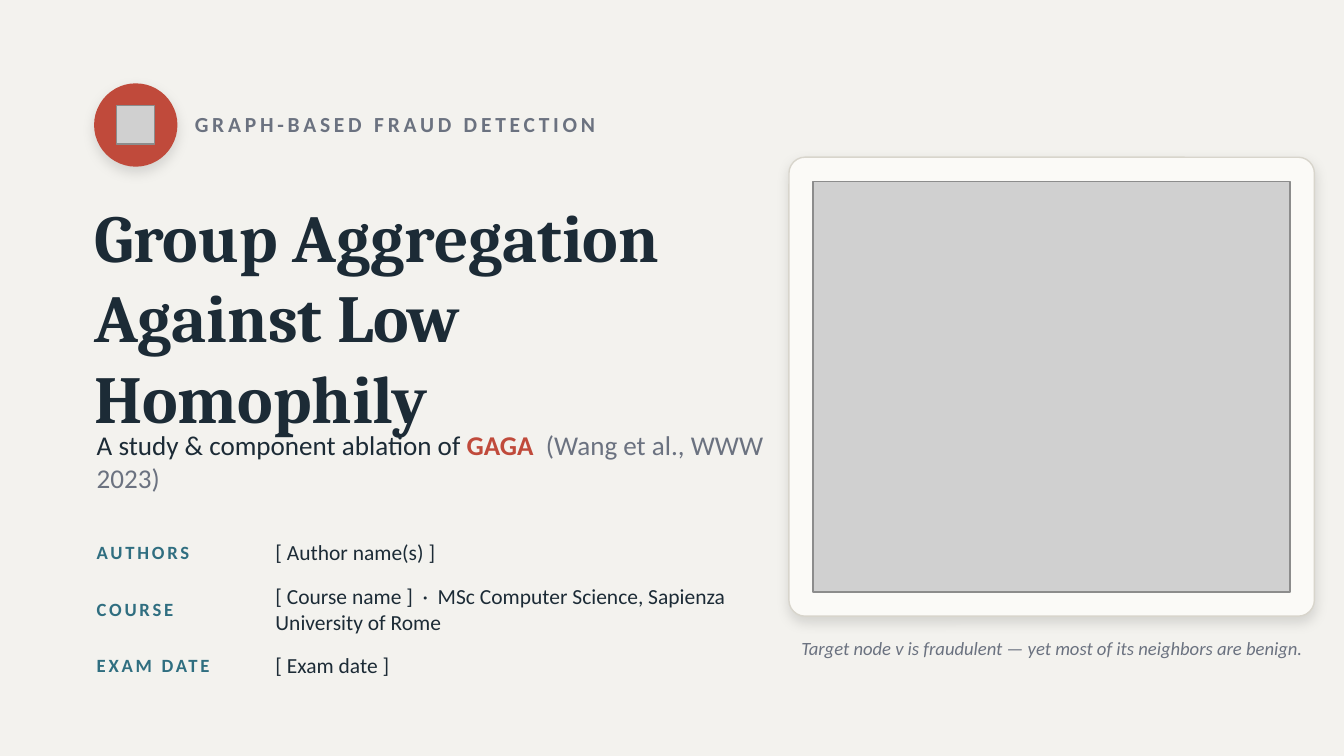
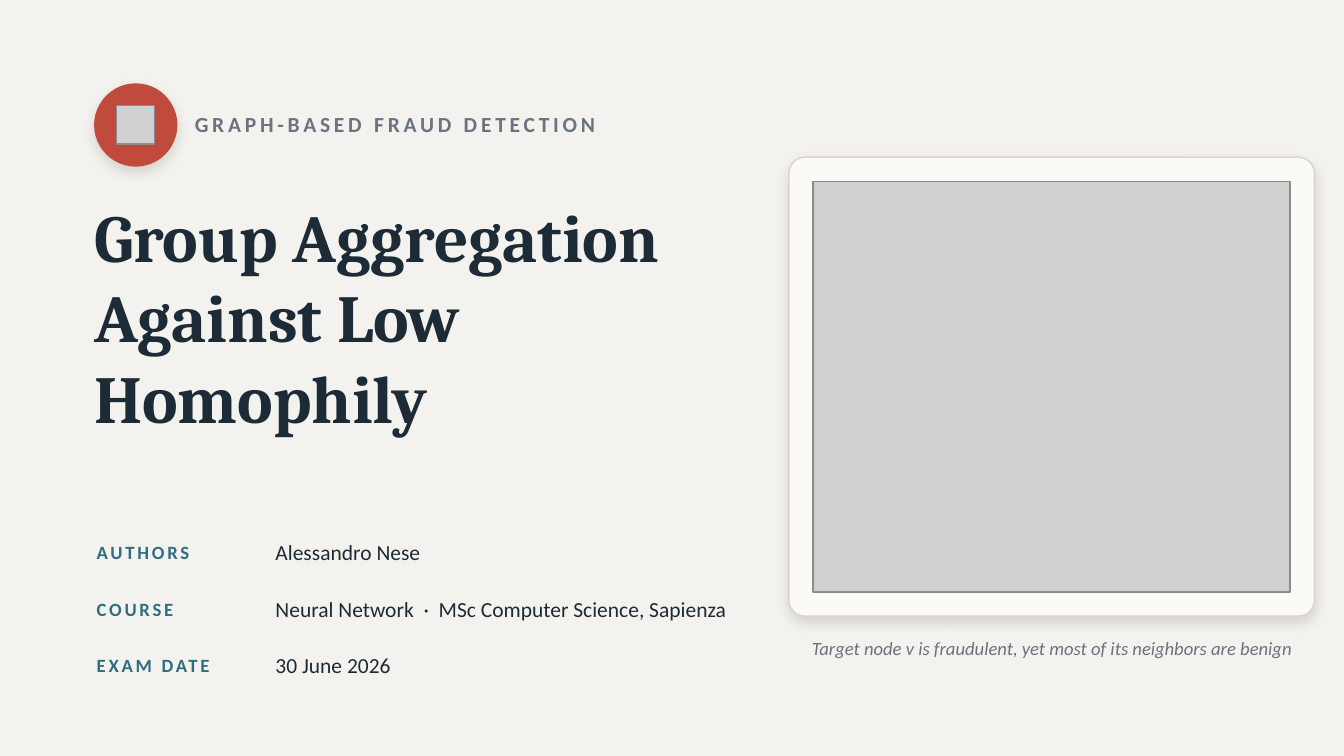
Before and after one commit to Nese2002/GAGA, a slide deck: slide 1 of GAGA_deck.pptx. Drawn at 1344x756 pixels with LibreOffice and Linux fonts; fonts in the diff are those of the drawing; grey boxes stand for pictures. Boxes give left, top, right and bottom in pixels: in the first picture for what was removed or moved away, otherwise in the second. Text is boxed around its words. In the diff, an @@ line names an element or a change of style, - is before the commit and + after.

```diff
--- a/GAGA_deck.pptx
+++ b/GAGA_deck.pptx
@@ text removed at (x1=97, y1=433, x2=763, y2=492) @@
-A study & component ablation of GAGA (Wang et al., WWW 2023)
@@ text at (x1=275, y1=545, x2=421, y2=560): text changed @@
-[ Author name(s) ]
+Alessandro Nese
@@ text at (x1=275, y1=602, x2=726, y2=621): text changed @@
-[ Course name ] · MSc Computer Science, Sapienza University of Rome
+Neural Network · MSc Computer Science, Sapienza
@@ text at (x1=275, y1=658, x2=391, y2=673): text changed @@
-[ Exam date ]
+30 June 2026
@@ text at (x1=812, y1=642, x2=1291, y2=658): text changed @@
-Target node v is fraudulent — yet most of its neighbors are benign.
+Target node v is fraudulent, yet most of its neighbors are benign
```
Also in this commit, not shown: 3 other slides changed, 22 other files.
